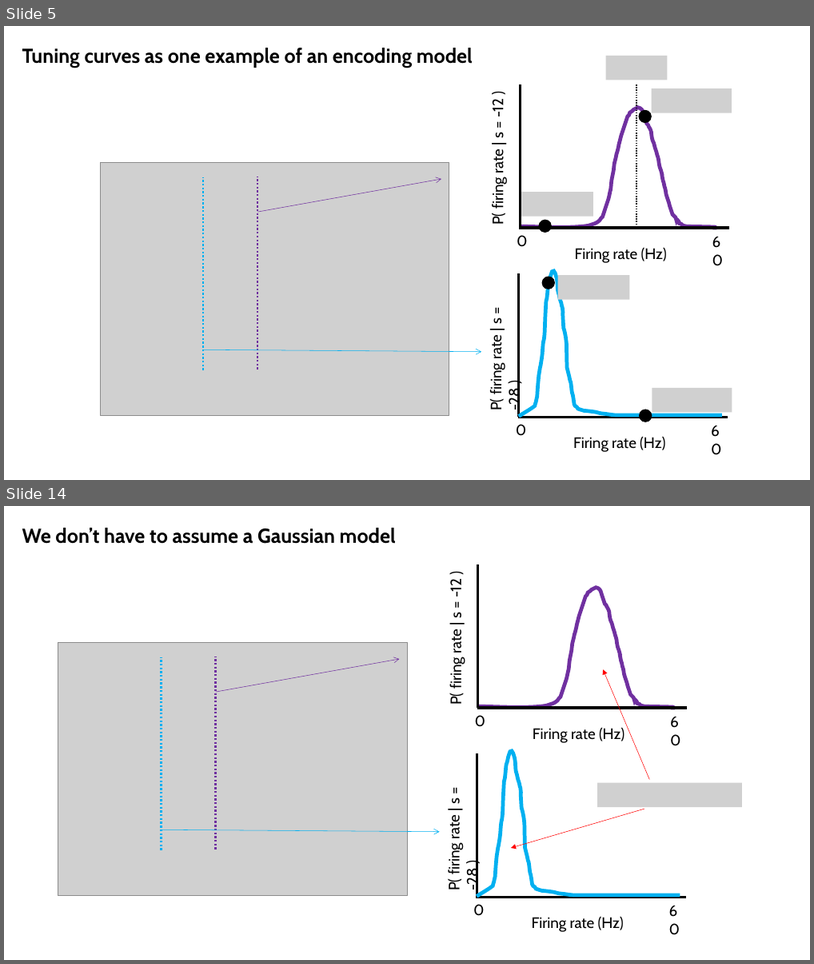
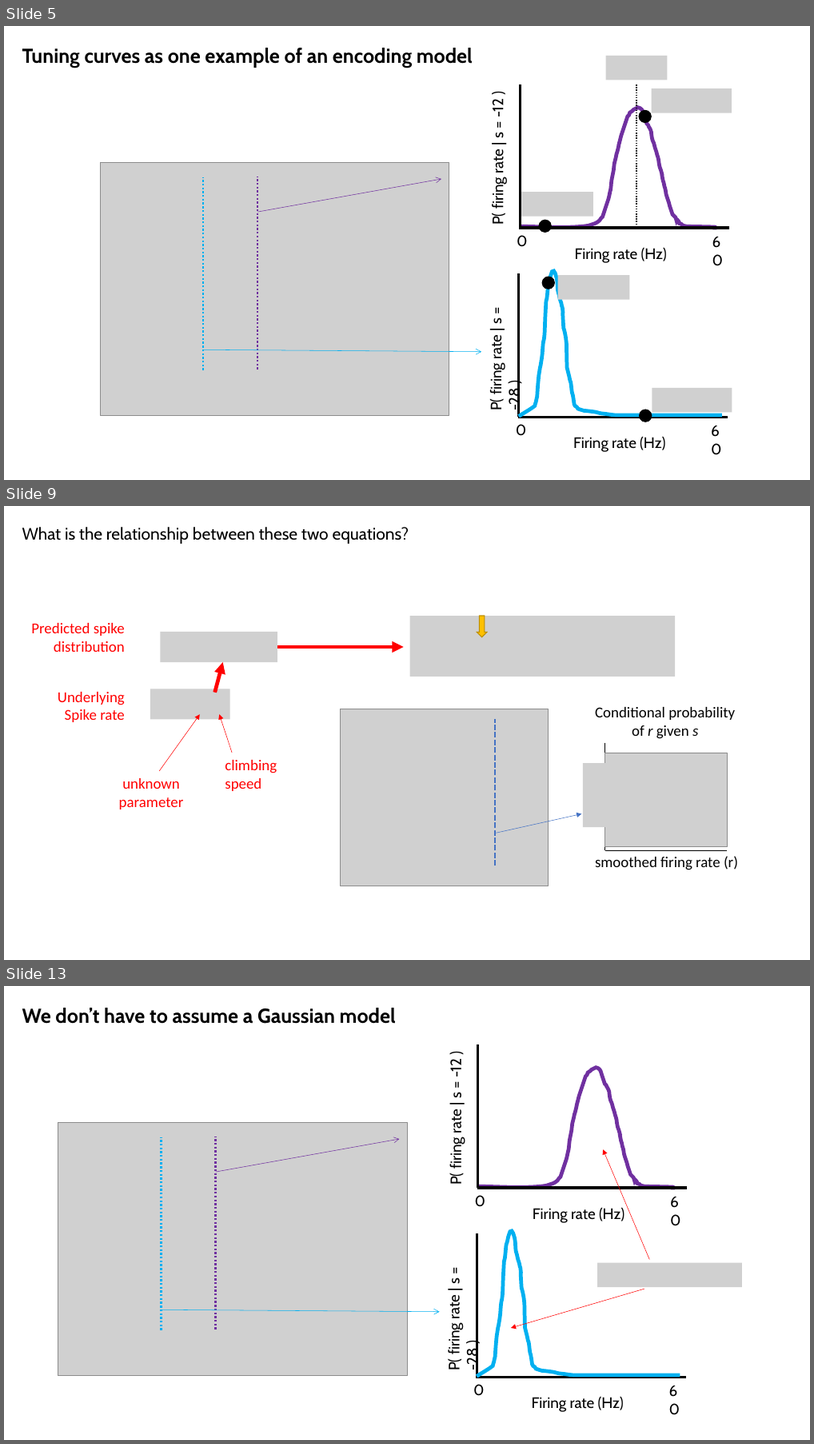
Before and after one commit to SaberaTalukder/Chen_Institute_DataSAI_for_Neuroscience, a slide deck: 07_06_22_day2_dynamical_time_series/slides/day2_practical.pptx. Shown one above the other, each under a label of ours: slides 5 and 14 before the commit, slides 5, 9 and 13 after it; the slides between them are not shown. The pictures are 814x964 and 814x1444 pixels, drawn with LibreOffice and Linux fonts; fonts in the diff are those of the drawing; grey boxes stand for pictures. Boxes give left, top, right and bottom in pixels: in the first picture for what was removed or moved away, otherwise in the second. Text is boxed around its words. In the diff, an @@ line names an element or a change of style, - is before the commit and + after.

```diff
--- a/07_06_22_day2_dynamical_time_series/slides/day2_practical.pptx
+++ b/07_06_22_day2_dynamical_time_series/slides/day2_practical.pptx
@@ slide 9 added at (x1=4, y1=506, x2=810, y2=960), background #FFFFFF @@
@@ text added at (x1=22, y1=527, x2=410, y2=544), 20 pt, text #000000 @@
+What is the relationship between these two equations?
@@ text added at (x1=31, y1=623, x2=125, y2=652), 18 pt, text #FF0000 @@
+Predicted spike
+distribution
@@ picture added at (x1=410, y1=616, x2=659, y2=676) @@
@@ picture added at (x1=412, y1=616, x2=675, y2=676) @@
@@ down arrow added at (x1=477, y1=616, x2=487, y2=636), fill #FFC000, outline #BD8E00 1 pt @@
@@ picture added at (x1=161, y1=632, x2=278, y2=662) @@
@@ arrow added from (278, 647) to (404, 647), #FF0000 4.5 pt @@
@@ arrow added from (215, 692) to (223, 662), #FF0000 4.5 pt @@
@@ text added at (x1=58, y1=692, x2=125, y2=722), 18 pt, text #FF0000 @@
+Underlying
+Spike rate
@@ picture added at (x1=150, y1=688, x2=230, y2=719) @@
@@ arrow added from (159, 771) to (200, 714), #FF0000 0.5 pt @@
@@ arrow added from (232, 752) to (219, 714), #FF0000 0.5 pt @@
@@ picture added at (x1=341, y1=708, x2=549, y2=886) @@
@@ text added at (x1=595, y1=707, x2=735, y2=739), 18 pt, text #000000 @@
+Conditional probability of r given s
@@ text added at (x1=225, y1=760, x2=277, y2=791), 18 pt, text #FF0000 @@
+climbing
+speed
@@ group added at (x1=495, y1=719, x2=738, y2=870): 3 lines, 2 pictures, 1 arrow, 1 text @@
+smoothed firing rate (r)
@@ text added at (x1=119, y1=778, x2=184, y2=809), 18 pt, text #FF0000 @@
+unknown
+parameter
@@ what was slide 14 is now slide 13 @@
```
Also in this commit, not shown: 1 slide changed, 5 other slides added, 7 slides removed, 1 other file.
